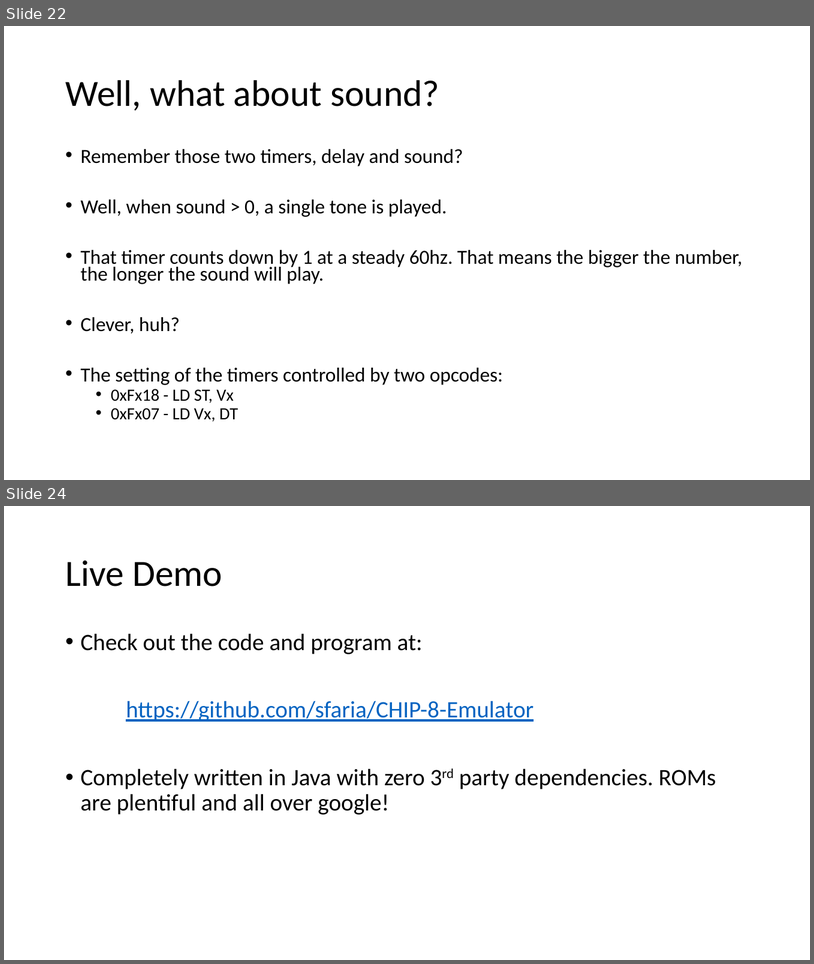
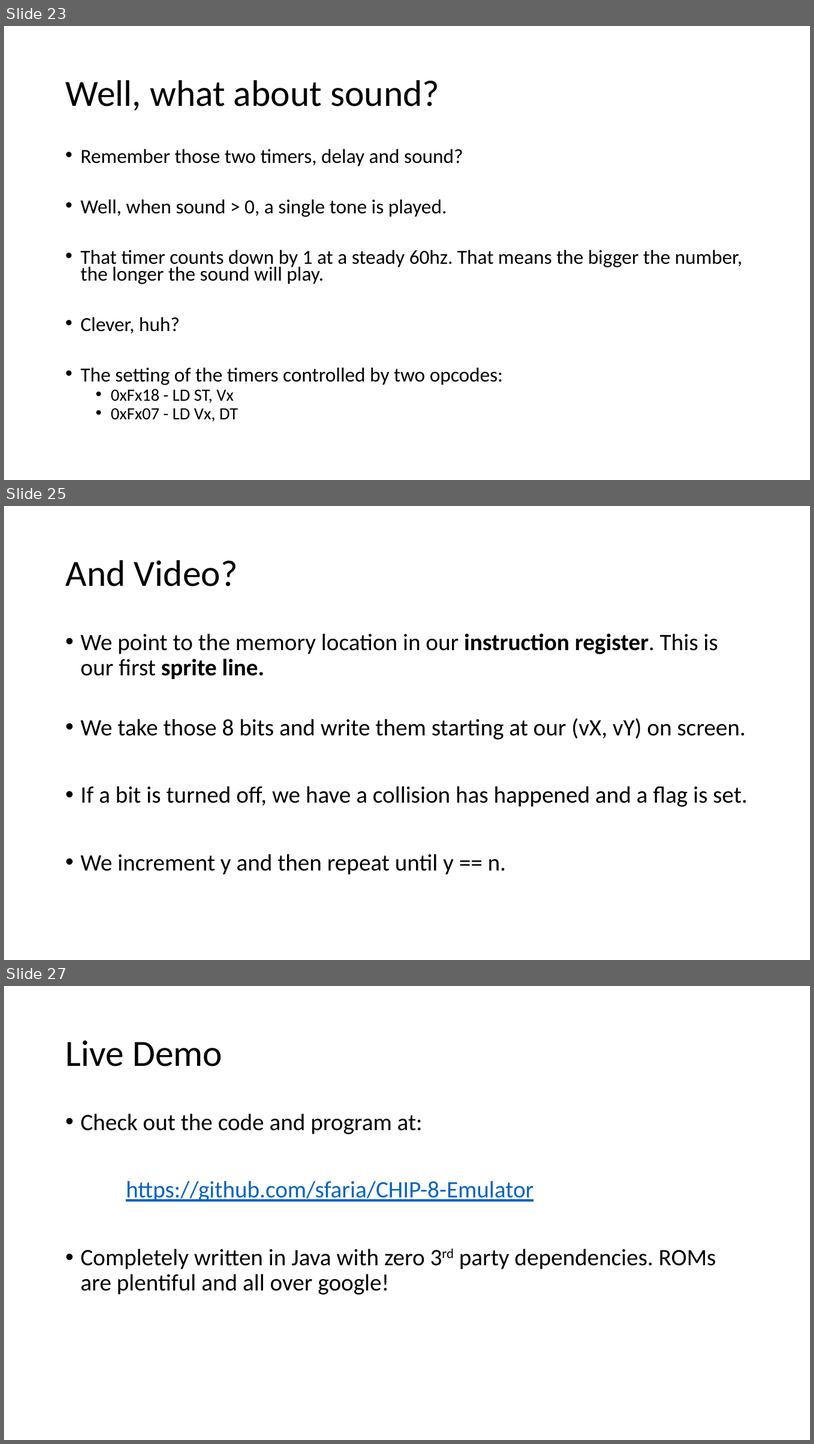
Before and after one commit to sfaria/CHIP-8-Emulator, a slide deck: Let’s Write an Emulator!.pptx. Shown one above the other, each under a label of ours: slides 22 and 24 before the commit, slides 23, 25 and 27 after it; the slides between them are not shown. The pictures are 814x964 and 814x1444 pixels, drawn with LibreOffice and Linux fonts; fonts in the diff are those of the drawing. Boxes give left, top, right and bottom in pixels: in the first picture for what was removed or moved away, otherwise in the second. Text is boxed around its words. In the diff, an @@ line names an element or a change of style, - is before the commit and + after.

```diff
--- a/Let’s Write an Emulator!.pptx
+++ b/Let’s Write an Emulator!.pptx
@@ slide 25 added at (4, 506, 810, 960), background #FFFFFF @@
@@ title added at (65, 560, 238, 586), 44 pt, text #000000 @@
+And Video?
@@ text added at (81, 633, 748, 874), 28 pt, text #000000 @@
+• We point to the memory location in our instruction register. This is our first sprite line.
+• We take those 8 bits and write them starting at our (vX, vY) on screen.
+• If a bit is turned off, we have a collision has happened and a flag is set.
+• We increment y and then repeat until y == n.
@@ what was slide 22 is now slide 23 @@
@@ what was slide 24 is now slide 27 @@
```
Also in this commit, not shown: 7 slides changed, 2 other slides added, 1 other file.
